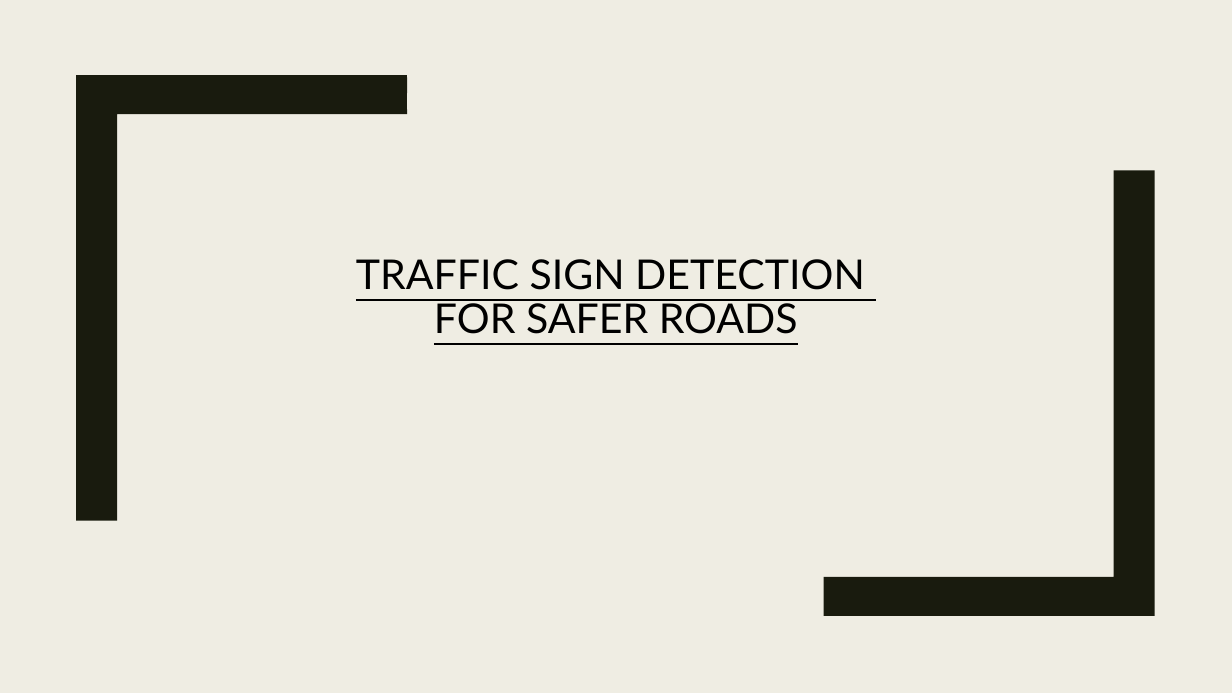
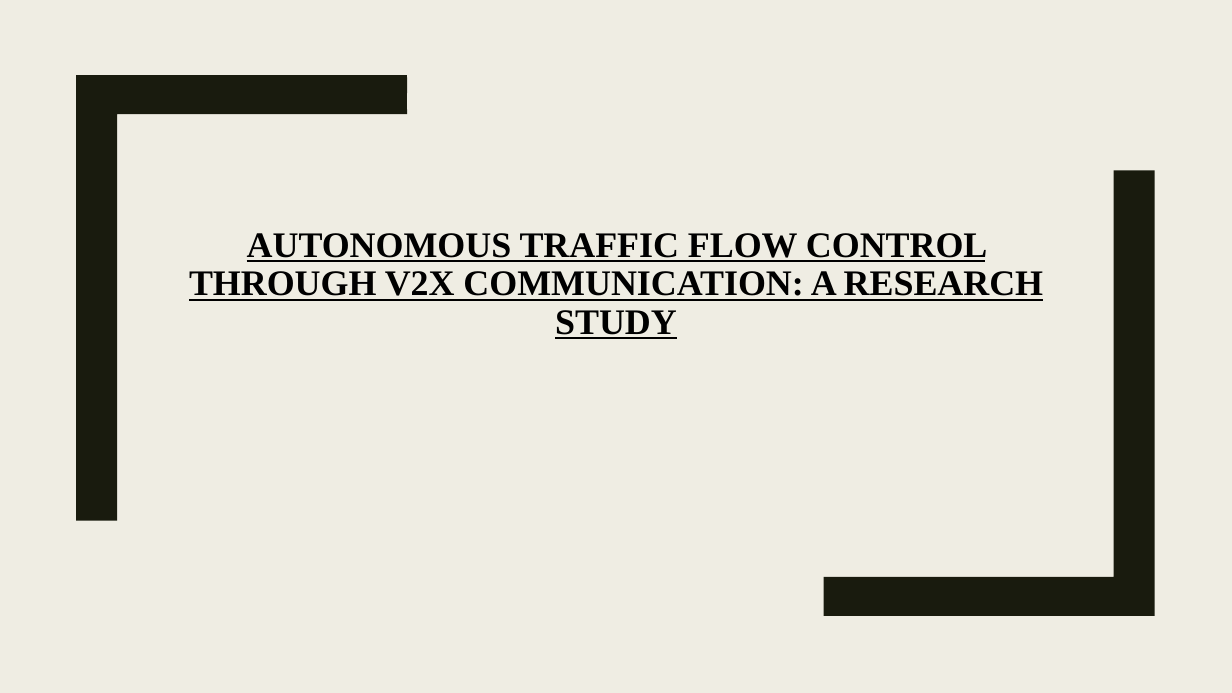
Before and after one commit to ADITYAz2002/Minor-Project, a slide deck: slide 1 of Zeroth Review 2.pptx. Drawn at 1232x693 pixels with LibreOffice and Linux fonts; fonts in the diff are those of the drawing. Boxes give left, top, right and bottom in pixels: in the first picture for what was removed or moved away, otherwise in the second. Text is boxed around its words. In the diff, an @@ line names an element or a change of style, - is before the commit and + after.

```diff
--- a/Zeroth Review 2.pptx
+++ b/Zeroth Review 2.pptx
@@ title at <box>189,233,1043,339</box>: text changed; size 32 to 28 pt; font Lato to Times New Roman; bold on @@
-TRAFFIC SIGN DETECTION
-FOR SAFER ROADS
+AUTONOMOUS TRAFFIC FLOW CONTROL THROUGH V2X COMMUNICATION: A RESEARCH STUDY
```
Also in this commit, not shown: 4 other slides changed, 3 slides added, 6 slides removed, 15 other files.
